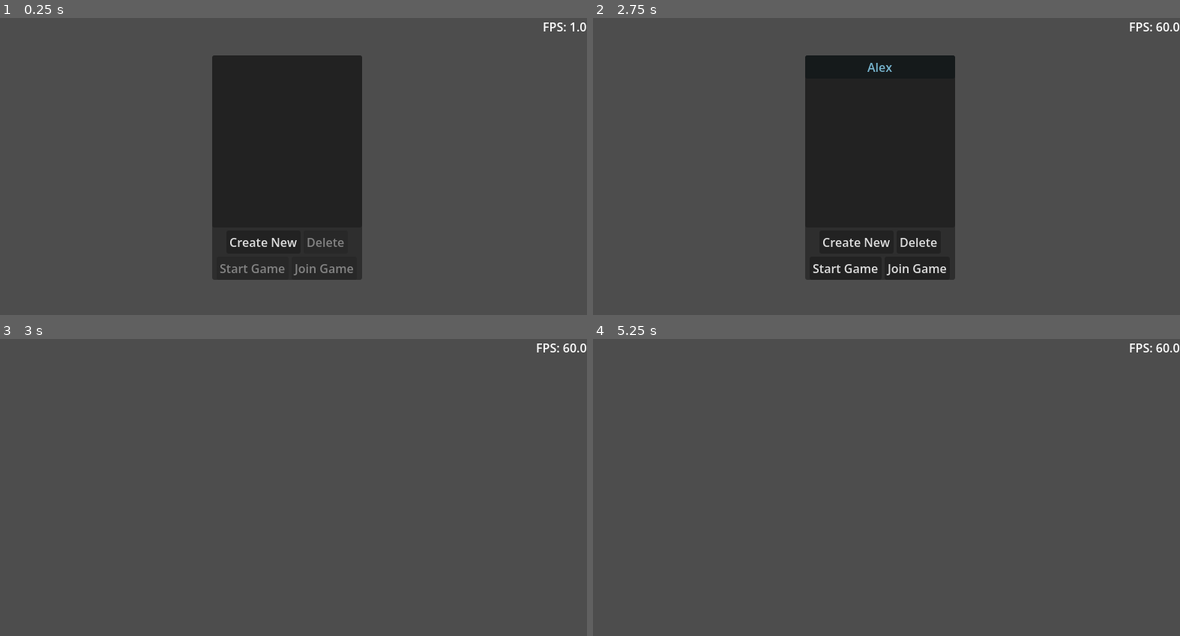
Above: before the commit, frames 1-4 (two rows, left to right).
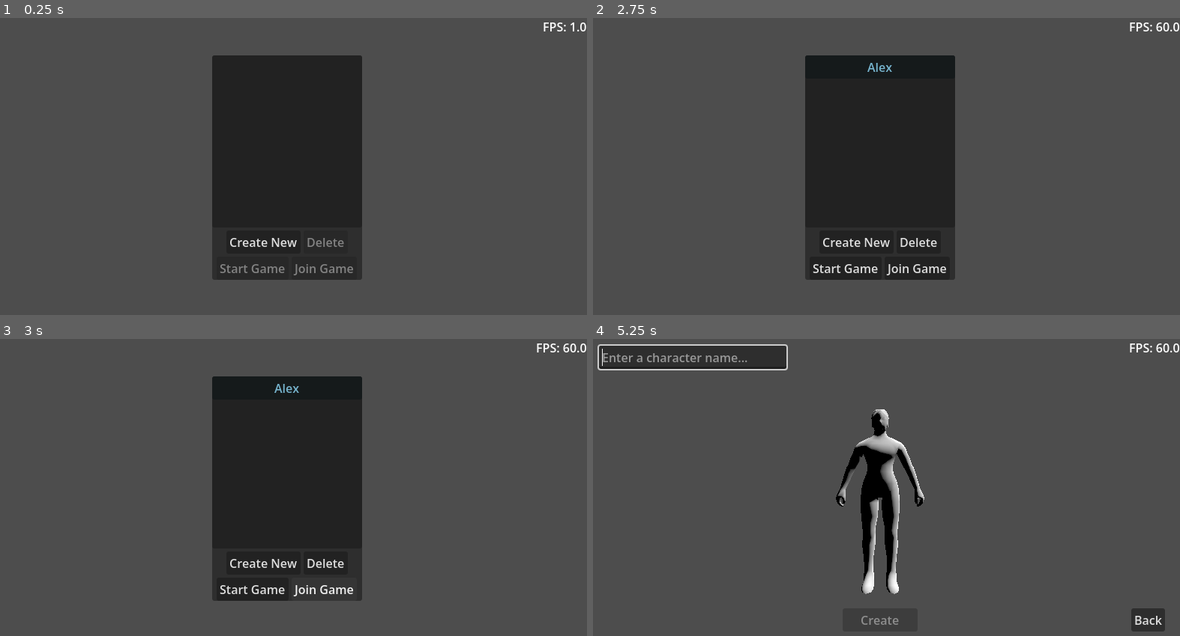
Above: after the commit, the same moments.

Repository: jdspohn/rpg
Game: Godot game, scene res://Scenes/main.tscn
The game is run twice, just before and just after one commit, with the same random seed, the same clock (stepped at 60 frames per second) and the same inputs.
Inputs (mouse positions are in pixels of both pictures, inside the frame that each line leads up to):
- Up to frame 1 (0.25 s): no input
- Up to frame 2 (2.75 s): click "Create New" at 0.5 s; click (692, 35) at 1.27 s; type "Alex" at 1.35 s; click "Create" at 2 s
- Up to frame 3 (3 s): click "Join Game" at 2.75 s
- Up to frame 4 (5.25 s): click (845, 588) at 3.5 s, where only the run after the commit has a clickable "Start Game"; click (845, 588) at 4.25 s, where only the run after the commit has a clickable "Start Game"; click (857, 561) at 5 s, where only the run after the commit has a clickable "Create New"

Frames 1-2 are identical in both runs. In frame 3, 18% of the frame differs, in the area x 36-62%, y 12-89%; in frame 4, 6.4%.

Commit message:
send and receive playerdata between client and server

Diff:
--- a/Scenes/main.gd
+++ b/Scenes/main.gd
@@ -38,8 +38,8 @@
 
 func JoinGame():
 	## TODO check for server availability
-	## await load player data
-	DestroyMainMenu()
+	PlayerData.load_player_data_json()
+	#DestroyMainMenu()
 	Input.set_mouse_mode(Input.MOUSE_MODE_CAPTURED)
 	Server.create_client()
 
--- a/Scripts/Global/server.gd
+++ b/Scripts/Global/server.gd
@@ -1,4 +1,8 @@
 extends Node
+
+var initializing: bool = false
+var active: bool = false
+var player_appearance_collection = {}
 
 func create_client():
 	# set up client
@@ -14,14 +18,22 @@
 	print("Client created")
 
 func _on_connected_to_server():
-	await get_node("/root/Main").LoadWorld()
-	get_node("/root/Main").LoadPlayer()
-	get_node("/root/Main").CreateStartMenu()
+	initializing = true
+	SendPlayerAppearance()
 
 func _on_server_disconnected():
 	leave_game()
 
+func start_game():
+	get_node("/root/Main").DestroyMainMenu()
+	await get_node("/root/Main").LoadWorld()
+	get_node("/root/Main").LoadPlayer()
+	get_node("/root/Main").CreateStartMenu()
+	active = true
+
 func leave_game():
+	active = false
+	player_appearance_collection = {}
 	multiplayer.multiplayer_peer.close()
 	multiplayer.multiplayer_peer = null
 	multiplayer.connected_to_server.disconnect(_on_connected_to_server)
@@ -39,12 +51,35 @@
 	get_node("/root/Main/World").DespawnPlayer(player_id)
 
 func SendPlayerState(player_state):
-	ReceivePlayerState.rpc_id(1, player_state)
+	if active == true:
+		ReceivePlayerState.rpc_id(1, player_state)
+
+func SendPlayerAppearance():
+	var player_appearance = [
+		PlayerData.character_name
+	]
+	ReceivePlayerAppearance.rpc_id(1, player_appearance)
+
+
+@rpc("any_peer", "reliable")
+func ReceivePlayerAppearance(_player_appearance):
+	pass
+
+
+@rpc("any_peer", "reliable")
+func ReceivePlayerAppearanceCollection(server_player_appearance_collection):
+	player_appearance_collection = server_player_appearance_collection
+	if initializing == true:
+		initializing = false
+		start_game()
+
 
 @rpc("any_peer", "unreliable")
 func ReceivePlayerState(_player_state):
 	pass
 
+
 @rpc("any_peer", "unreliable")
 func ReceiveWorldState(world_state):
-	get_node("/root/Main/World").UpdateWorldState(world_state)
+	if active == true:
+		get_node("/root/Main/World").UpdateWorldState(world_state)
--- a/Scripts/Local Server/local_server.gd
+++ b/Scripts/Local Server/local_server.gd
@@ -1,6 +1,7 @@
 extends Node
 
 var player_state_collection = {}
+var player_appearance_collection = {}
 var host = 0
 
 func _enter_tree() -> void:
@@ -21,11 +22,11 @@
 	if host == 0:
 		host = player_id
 	print(str(player_id) + " Connected")
-	spawn_new_player.rpc(player_id)
 
 func _on_peer_disconnected(player_id):
 	print(str(player_id) + " Disconnected")
 	player_state_collection.erase(player_id)
+	player_appearance_collection.erase(player_id)
 	despawn_player.rpc(player_id)
 	## FIXME make a better way to check
 	if player_id == host:
@@ -39,6 +40,22 @@
 	multiplayer.peer_connected.disconnect(_on_peer_connected)
 	multiplayer.peer_disconnected.disconnect(_on_peer_disconnected)
 	queue_free()
+
+
+@rpc("any_peer", "reliable")
+func ReceivePlayerAppearance(player_appearance):
+	var player_id = multiplayer.get_remote_sender_id()
+	player_appearance_collection[player_id] = player_appearance
+	SendPlayerAppearanceCollection()
+
+
+func SendPlayerAppearanceCollection():
+	ReceivePlayerAppearanceCollection.rpc(player_appearance_collection)
+
+@rpc("any_peer", "reliable")
+func ReceivePlayerAppearanceCollection(_server_player_appearance_collection):
+	pass
+
 
 @rpc("any_peer", "unreliable")
 func ReceivePlayerState(player_state):
--- a/Scripts/Player/player_template.gd
+++ b/Scripts/Player/player_template.gd
@@ -4,8 +4,11 @@
 @onready var nameplate: Label3D = %Nameplate
 
 func _ready() -> void:
-	nameplate.text = name
+	pass
 
 func MovePlayer(new_postition, new_rotation):
 	global_position = new_postition
 	pivot.global_rotation[1] = new_rotation
+
+func SetAppearance(player_appearance):
+	nameplate.text = player_appearance[0]
--- a/Scripts/UI/main_menu.gd
+++ b/Scripts/UI/main_menu.gd
@@ -130,4 +130,8 @@
 
 
 func _on_join_game_pressed() -> void:
-	join_game_pressed.emit()
+	if FileAccess.file_exists(selected_character) and selected_character.ends_with(".json"):
+		PlayerData.save_path_json = selected_character
+		join_game_pressed.emit()
+	else:
+		return
--- a/Scripts/World/world.gd
+++ b/Scripts/World/world.gd
@@ -27,8 +27,9 @@
 					#var new_rotation = lerp(world_state_buffer[0][player]["R"], world_state_buffer[1][player]["R"], interpolation_factor)
 					get_node(str(player)).MovePlayer(new_position, new_rotation)
 				else:
-					print("Spawning player")
-					SpawnNewPlayer(player)
+					if Server.player_appearance_collection.has(player):
+						print("Spawning player ", player)
+						SpawnNewPlayer(player)
 		elif render_time > world_state_buffer[1].T:
 			var extrapolation_factor = float(render_time - world_state_buffer[0]["T"]) / float(world_state_buffer[1]["T"] - world_state_buffer[0]["T"]) - 1.00
 			for player in world_state_buffer[1].keys():
@@ -53,6 +54,7 @@
 		var new_player = PLAYER_TEMPLATE.instantiate()
 		new_player.name = str(id)
 		add_child(new_player)
+		new_player.SetAppearance(Server.player_appearance_collection[id])
 
 func DespawnPlayer(id):
 	await get_tree().create_timer(0.2).timeout
